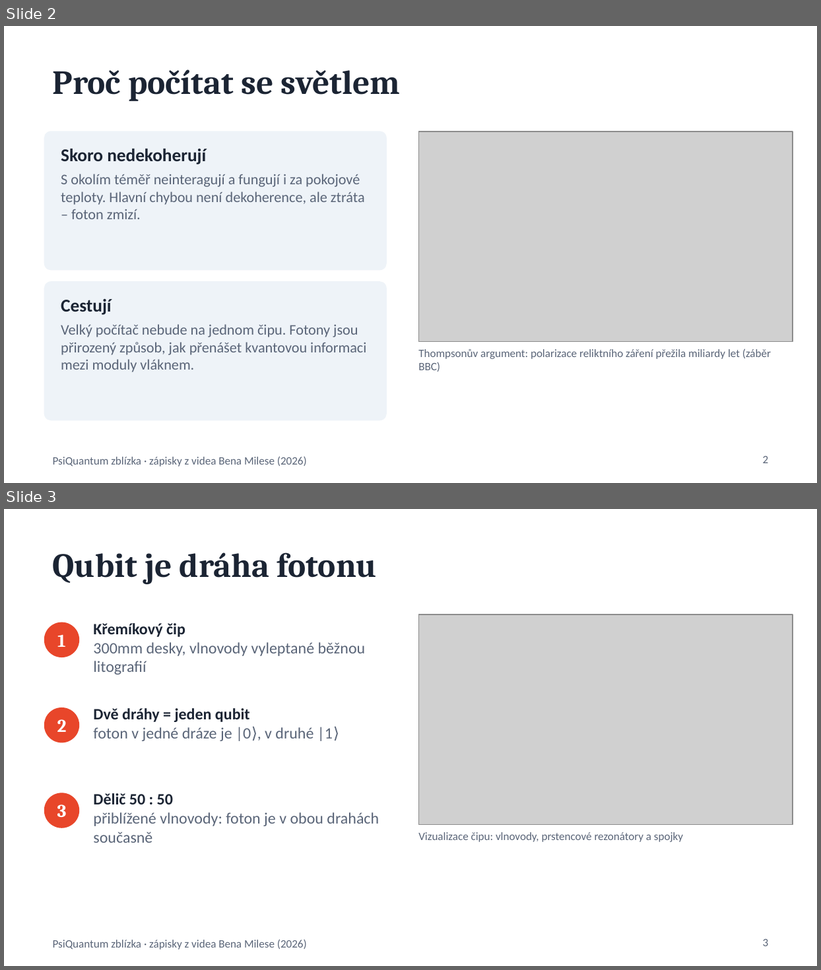
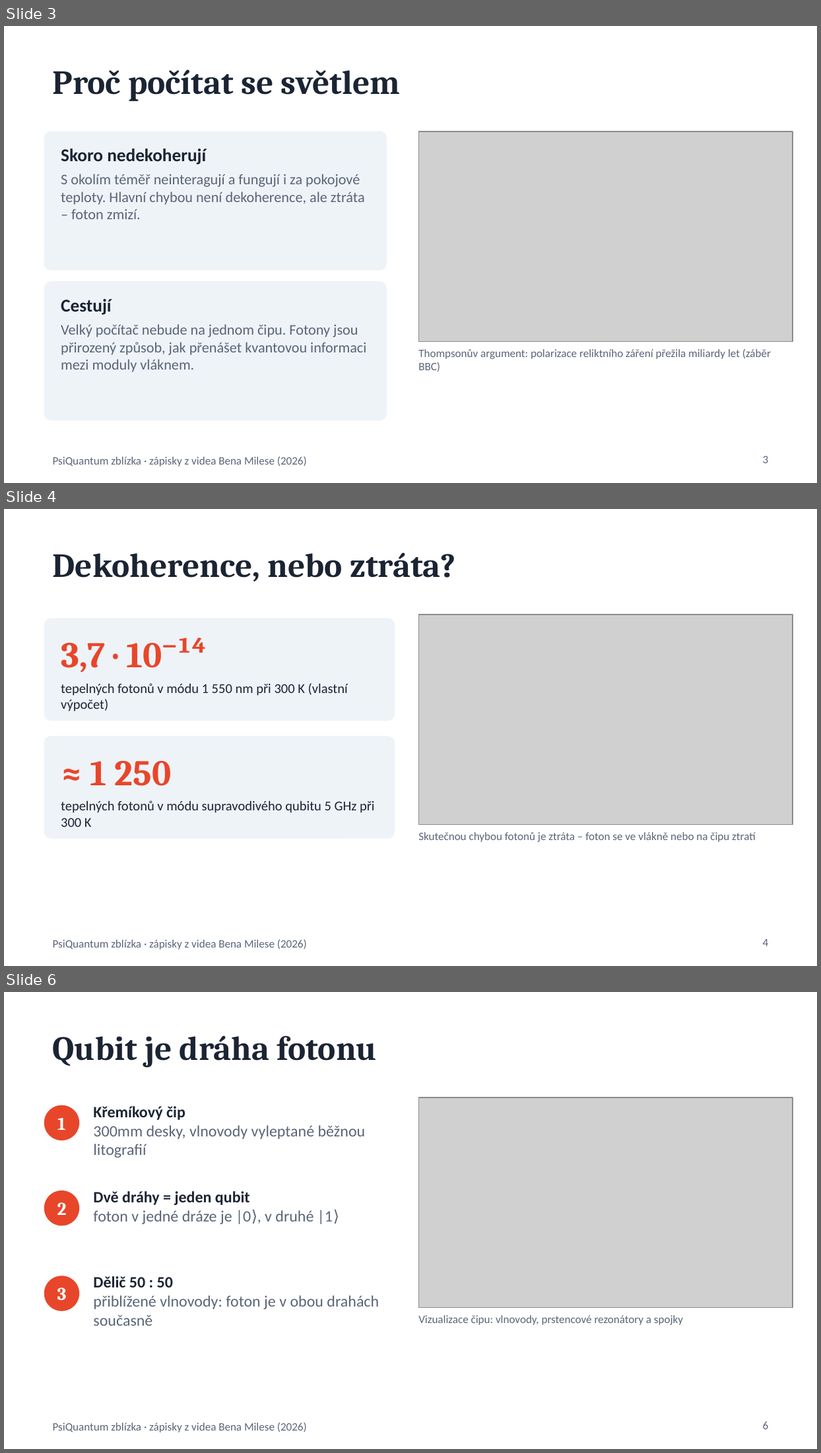
Before and after one commit to martinkanis/quantum-chaos, a slide deck: content/lectures/psiquantum-video-2026/prezentace.pptx. Shown one above the other, each under a label of ours: slides 2 and 3 before the commit, slides 3, 4 and 6 after it; the slides between them are not shown. The pictures are 821x970 and 821x1453 pixels, drawn with LibreOffice and Linux fonts; fonts in the diff are those of the drawing; grey boxes stand for pictures. Boxes give left, top, right and bottom in pixels: in the first picture for what was removed or moved away, otherwise in the second. Text is boxed around its words. In the diff, an @@ line names an element or a change of style, - is before the commit and + after.

```diff
--- a/content/lectures/psiquantum-video-2026/prezentace.pptx
+++ b/content/lectures/psiquantum-video-2026/prezentace.pptx
@@ slide 4 added at (4,509,817,966), background #FFFFFF; not listed: 1 template element that a slide beside it also shows @@
@@ title added at (53,553,456,582), 30 pt, text #1B2433, bold @@
+Dekoherence, nebo ztráta?
@@ rounded rectangle added at (45,619,394,720), fill #EEF3F8, outline #EEF3F8 1 pt @@
@@ picture added at (418,615,793,825) @@
@@ text added at (61,638,207,673), 32 pt, text #E8462A, bold @@
+3,7 · 10⁻¹⁴
@@ text added at (61,683,348,712), 12 pt, text #1B2433 @@
+tepelných fotonů v módu 1 550 nm při 300 K (vlastní výpočet)
@@ rounded rectangle added at (45,737,394,838), fill #EEF3F8, outline #EEF3F8 1 pt @@
@@ text added at (90,761,171,786), 32 pt, text #E8462A, bold @@
+≈ 1 250
@@ text added at (61,801,375,827), 12 pt, text #1B2433 @@
+tepelných fotonů v módu supravodivého qubitu 5 GHz při 300 K
@@ text added at (418,832,756,842), 10 pt, text #5A6578 @@
+Skutečnou chybou fotonů je ztráta – foton se ve vlákně nebo na čipu ztratí
@@ page number added at (763,939,769,947), 10 pt, text #5A6578 @@
+4
@@ what was slide 2 is now slide 3 @@
@@ page number at (763,456,769,464): text changed @@
-2
+3
@@ what was slide 3 is now slide 6 @@
@@ page number at (763,1422,769,1430): text changed @@
-3
+6
```
Also in this commit, not shown: 14 other slides added, 1 other file.
